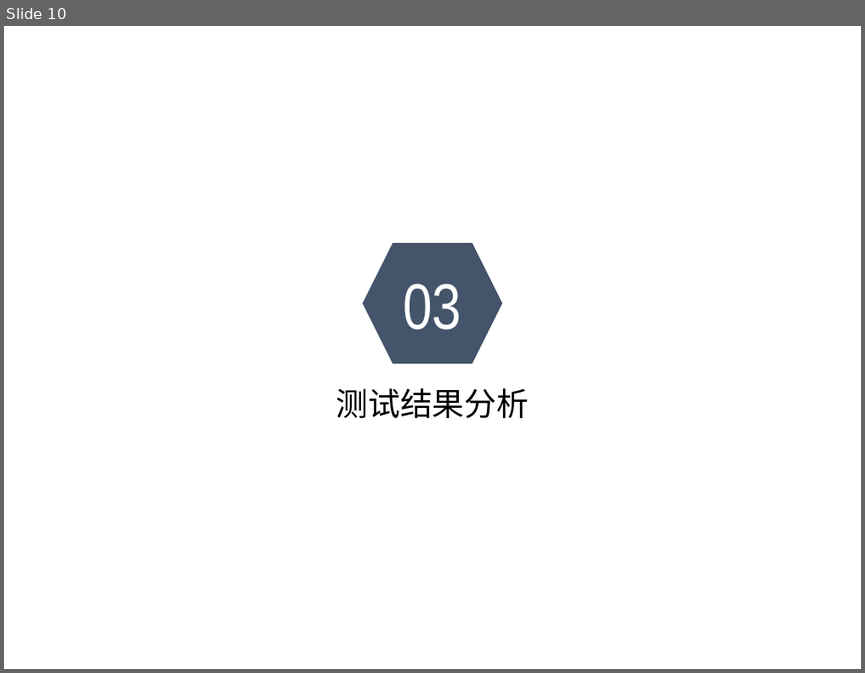
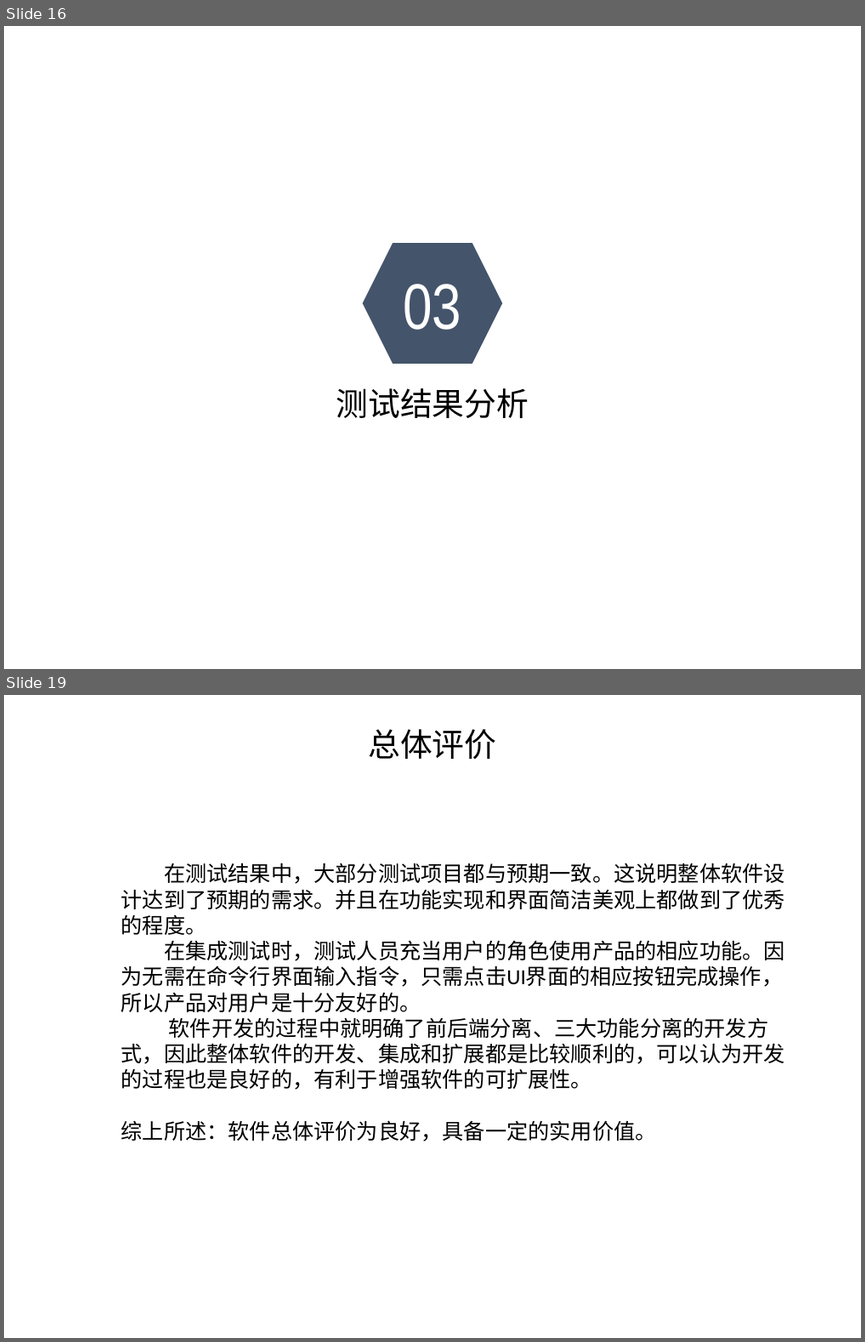
Before and after one commit to sebuaa2019/Team201, a slide deck: 测试报告.pptx. Shown one above the other, each under a label of ours: slide 10 before the commit, slides 16 and 19 after it; the slides between them are not shown. The pictures are 865x673 and 865x1342 pixels, drawn with LibreOffice and Linux fonts; fonts in the diff are those of the drawing; background and template pictures are left out. Boxes give left, top, right and bottom in pixels: in the first picture for what was removed or moved away, otherwise in the second. Text is boxed around its words. In the diff, an @@ line names an element or a change of style, - is before the commit and + after.

```diff
--- a/测试报告.pptx
+++ b/测试报告.pptx
@@ slide 19 added at (x1=4, y1=695, x2=861, y2=1338), background picture (left out) @@
@@ text added at (x1=368, y1=729, x2=496, y2=759), 27 pt, text #000000 @@
+总体评价
@@ text added at (x1=121, y1=862, x2=785, y2=1141), 18 pt, text #000000 @@
+在测试结果中，大部分测试项目都与预期一致。这说明整体软件设计达到了预期的需求。并且在功能实现和界面简洁美观上都做到了优秀的程度。
+在集成测试时，测试人员充当用户的角色使用产品的相应功能。因为无需在命令行界面输入指令，只需点击UI界面的相应按钮完成操作，所以产品对用户是十分友好的。
+软件开发的过程中就明确了前后端分离、三大功能分离的开发方式，因此整体软件的开发、集成和扩展都是比较顺利的，可以认为开发的过程也是良好的，有利于增强软件的可扩展性。
+综上所述：软件总体评价为良好，具备一定的实用价值。
@@ what was slide 10 is now slide 16 @@
```
Also in this commit, not shown: 13 other slides added, 5 slides removed.
